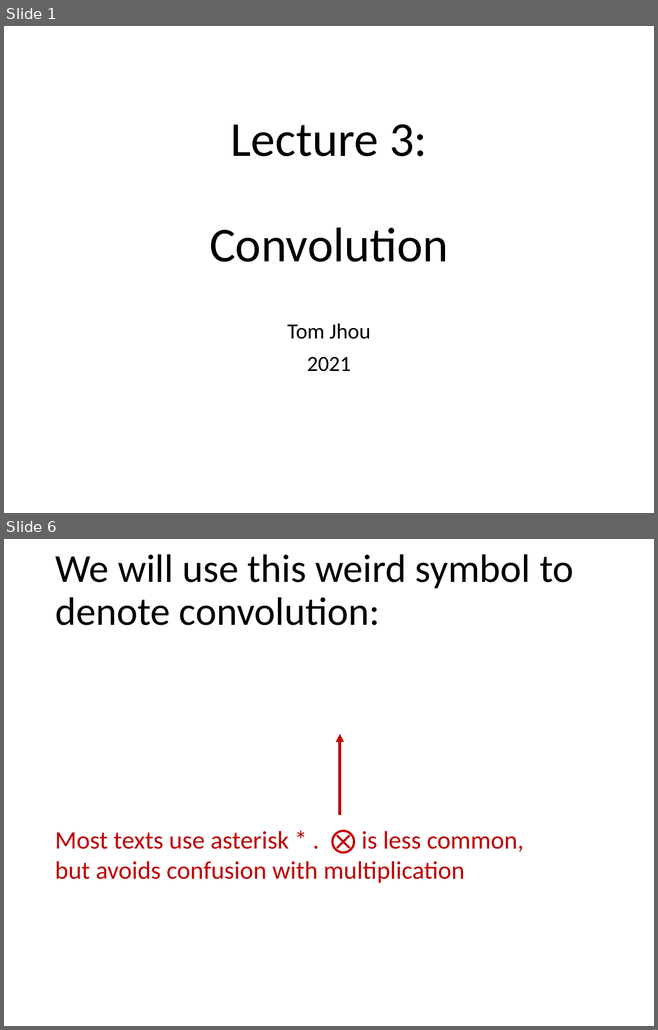
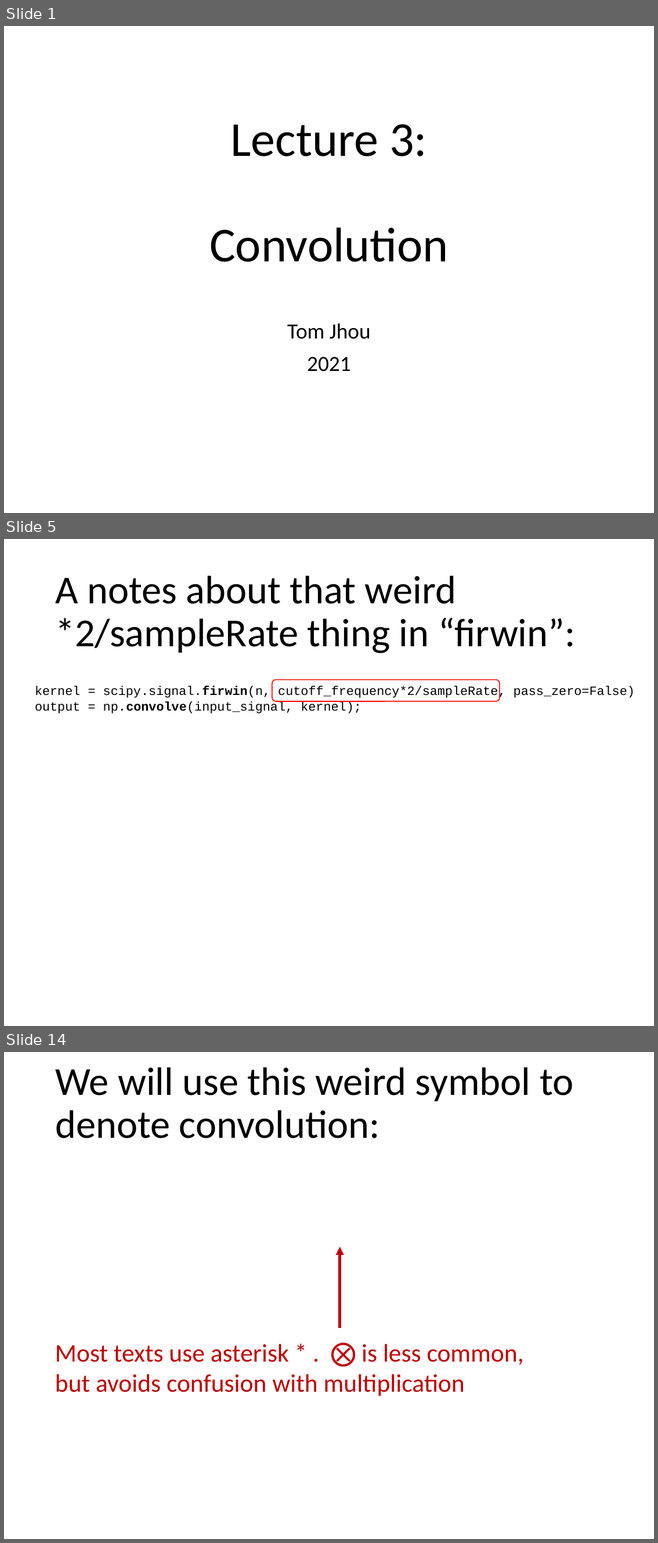
Before and after one commit to tomjhou/MathClassPythonCode, a slide deck: Class3/Lecture3 - Convolution.pptx. Shown one above the other, each under a label of ours: slides 1 and 6 before the commit, slides 1, 5 and 14 after it; the slides between them are not shown. The pictures are 658x1030 and 658x1543 pixels, drawn with LibreOffice and Linux fonts; fonts in the diff are those of the drawing; grey boxes stand for pictures. Boxes give left, top, right and bottom in pixels: in the first picture for what was removed or moved away, otherwise in the second. Text is boxed around its words. In the diff, an @@ line names an element or a change of style, - is before the commit and + after.

```diff
--- a/Class3/Lecture3 - Convolution.pptx
+++ b/Class3/Lecture3 - Convolution.pptx
@@ slide 5 added at bbox=[4, 539, 654, 1026], background #FFFFFF @@
@@ title added at bbox=[55, 576, 575, 653], 44 pt, text #000000 @@
+A notes about that weird *2/sampleRate thing in “firwin”:
@@ text added at bbox=[35, 686, 634, 714], 14 pt, text #000000 @@
+kernel = scipy.signal.firwin(n, cutoff_frequency*2/sampleRate, pass_zero=False)
+output = np.convolve(input_signal, kernel);
@@ rounded rectangle added at bbox=[271, 680, 499, 701], outline #FF0000 1 pt @@
@@ what was slide 6 is now slide 14 @@
```
Also in this commit, not shown: 5 slides changed, 13 other slides added, 1 other file.
